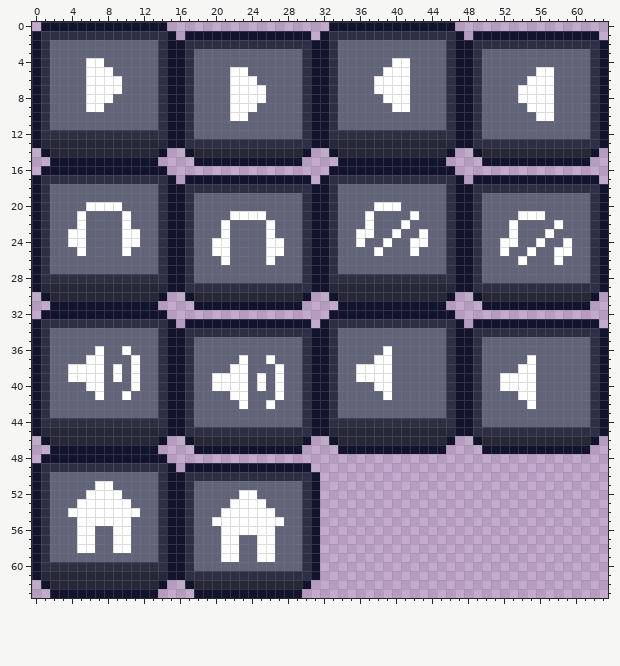
File history of a pixel-art sprite, Assets/Art/Sprites/UI/spr_pauseButtons.png. The picture above was drawn from the file before the commit.
The file is 64x64 pixels.
Now the later version:
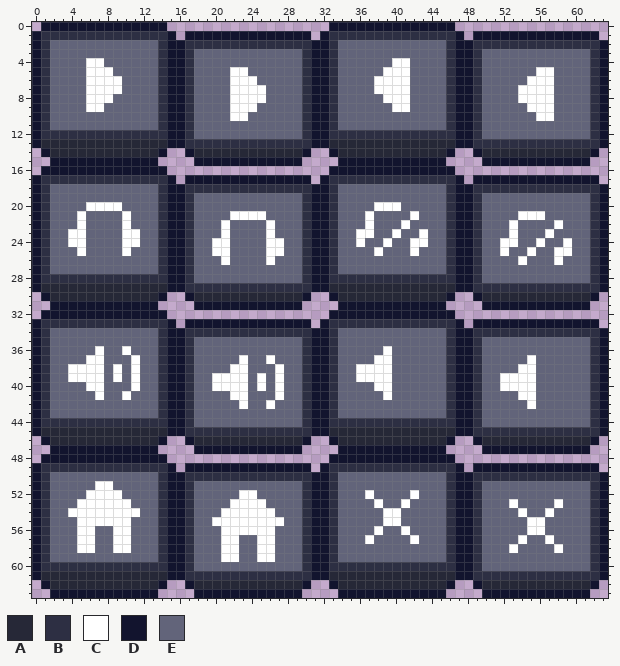
Palette (. is transparent): A #262837  B #2d2f43  C #ffffff  D #12142e  E #62647a
The edit:
There is now colour A in row 61 at x 33 to 46; in row 62 at x 34 to 45 and 50 to 61.
There is now colour B in row 49 at x 33 to 46; in row 50 at x 33, 46 and 49 to 62; in rows 51 to 59 at x 33, 46, 49 and 62; in row 60 at x 33 to 46, 49 and 62; in row 61 at x 49 to 62.
There is now colour C in row 52 at x 37 and 42; in row 53 at x 38, 41, 53 and 58; in row 54 at x 39 to 40, 54 and 57; in row 55 at x 39 to 40 and 55 to 56; in row 56 at x 38, 41 and 55 to 56; in row 57 at x 37, 42, 54 and 57.
There is now colour C in row 58 at x 53 and 58.
There is now colour D in row 48 at x 33 to 46; in row 49 at x 32, 47 and 49 to 62; in rows 50 to 61 at x 32, 47 to 48 and 63; in row 62 at x 33, 46, 49 and 62; in row 63 at x 34 to 45 and 50 to 61.
There is now colour E in row 50 at x 34 to 45; in row 51 at x 34 to 45 and 50 to 61; in row 52 at x 34 to 36, 38 to 41, 43 to 45 and 50 to 61; in row 53 at x 34 to 37, 39 to 40, 42 to 45, 50 to 52, 54 to 57 and 59 to 61; in row 54 at x 34 to 38, 41 to 45, 50 to 53, 55 to 56 and 58 to 61; in row 55 at x 34 to 38, 41 to 45, 50 to 54 and 57 to 61.
There is now colour E in row 56 at x 34 to 37, 39 to 40, 42 to 45, 50 to 54 and 57 to 61; in row 57 at x 34 to 36, 38 to 41, 43 to 45, 50 to 53, 55 to 56 and 58 to 61; in row 58 at x 34 to 45, 50 to 52, 54 to 57 and 59 to 61; in row 59 at x 34 to 45 and 50 to 61; in row 60 at x 50 to 61.
Changed places in both pictures, as pixel boxes (x1, y1, x2, y2):
added: (320, 454, 608, 598)
